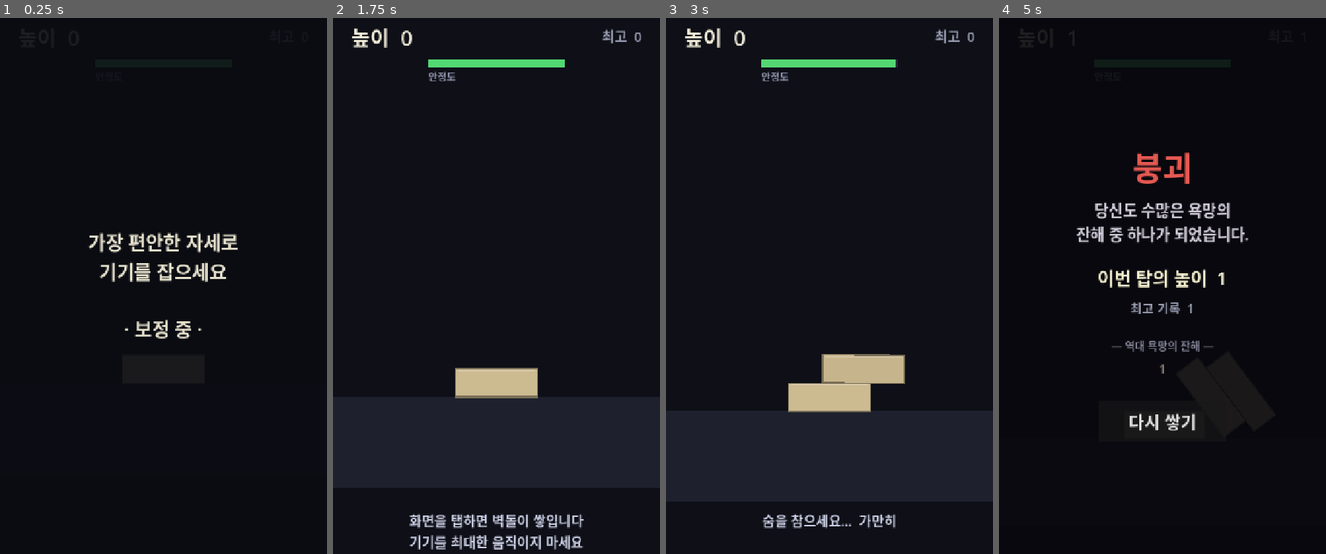
Above: before the commit, frames 1-4 (left to right).
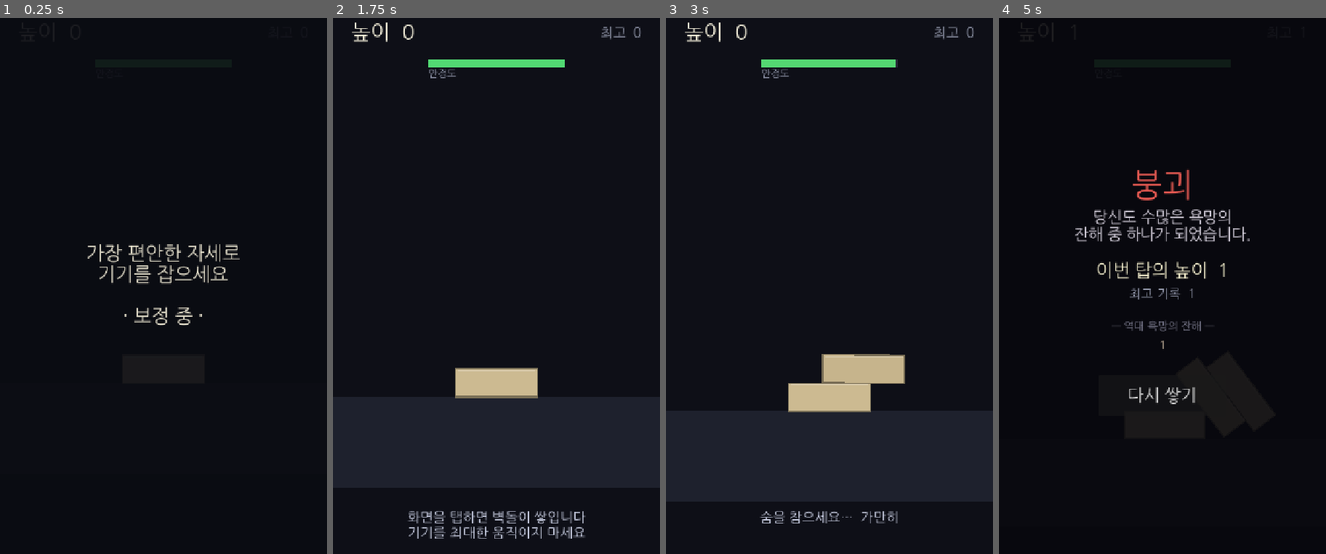
Above: after the commit, the same moments.

Repository: jungrok5/babel-tower
Game: Godot game, scene res://scenes/Main.tscn
The game is run twice, just before and just after one commit, with the same random seed, the same clock (stepped at 60 frames per second) and the same inputs.
Inputs (mouse positions are in pixels of both pictures, inside the frame that each line leads up to):
- Up to frame 1 (0.25 s): no input
- Up to frame 2 (1.75 s): tap Enter at 0.5 s; move the mouse to (568, 264) at 0.52 s; click (568, 264) at 0.67 s; tap Space at 0.77, 1.25, 1.52 s; move the mouse to (431, 323) at 1.27 s; click (431, 323) at 1.42 s
- Up to frame 3 (3 s): move the mouse to (862, 162) at 2.02 s; click (862, 162) at 2.17 s; move the mouse to (813, 409) at 2.77 s; click (813, 409) at 2.92 s
- Up to frame 4 (5 s): tap Space at 3.02, 3.77, 4.52 s; move the mouse to (1260, 377) at 3.52 s; click (1260, 377) at 3.67 s; move the mouse to (1064, 205) at 4.27 s; click (1064, 205) at 4.42 s

The runs differ from the first frame. In frame 1, 2.5% of the frame differs, in the area x 26-74%, y 40-60%; in frame 2, 2.8%; in frame 3, 1.3%; in frame 4, 4.5%, in the area x 23-77%, y 25-77%.

Commit message:
fix: bundle Korean font (Nanum Gothic) so Hangul UI renders instead of tofu
기본 폰트에 한글 글리프가 없어 모든 한글이 '두부' 박스로 깨지던 문제 수정.
Nanum Gothic(OFL)을 프로젝트에 포함하고 모든 UI 라벨/버튼에 폰트를 적용한다.

Co-Authored-By: Claude Opus 4.8 <noreply@anthropic.com>
Claude-Session: https://claude.ai/code/session_01Jx8xk1vyhwdsC6SaQay3dQ

Diff:
--- a/scripts/main.gd
+++ b/scripts/main.gd
@@ -34,6 +34,7 @@
 var awaiting_sensor: bool = false
 var over_panel: Control
 var over_body: VBoxContainer
+var ui_font: Font
 
 
 func _ready() -> void:
@@ -296,6 +297,9 @@
 # ---------------------------------------------------------------- UI 구성
 
 func _build_ui() -> void:
+	# 한글 글리프가 포함된 폰트 (기본 폰트엔 한글이 없어 '두부'로 깨진다)
+	ui_font = load("res://fonts/NanumGothic-Regular.ttf")
+
 	ui = CanvasLayer.new()
 	add_child(ui)
 
@@ -351,6 +355,8 @@
 
 	calib_button = Button.new()
 	calib_button.text = "센서 켜기 ▶"
+	if ui_font:
+		calib_button.add_theme_font_override("font", ui_font)
 	calib_button.add_theme_font_size_override("font_size", 40)
 	calib_button.custom_minimum_size = Vector2(320, 96)
 	calib_button.visible = false
@@ -401,6 +407,8 @@
 	over_body.add_child(_spacer(20))
 	var retry := Button.new()
 	retry.text = "다시 쌓기"
+	if ui_font:
+		retry.add_theme_font_override("font", ui_font)
 	retry.add_theme_font_size_override("font_size", 38)
 	retry.custom_minimum_size = Vector2(280, 90)
 	retry.pressed.connect(_restart)
@@ -414,6 +422,8 @@
 func _make_label(text: String, size: int, color: Color) -> Label:
 	var l := Label.new()
 	l.text = text
+	if ui_font:
+		l.add_theme_font_override("font", ui_font)
 	l.add_theme_font_size_override("font_size", size)
 	l.add_theme_color_override("font_color", color)
 	return l
Binary file added: fonts/NanumGothic-Regular.ttf
Not shown, added: fonts/OFL.txt
